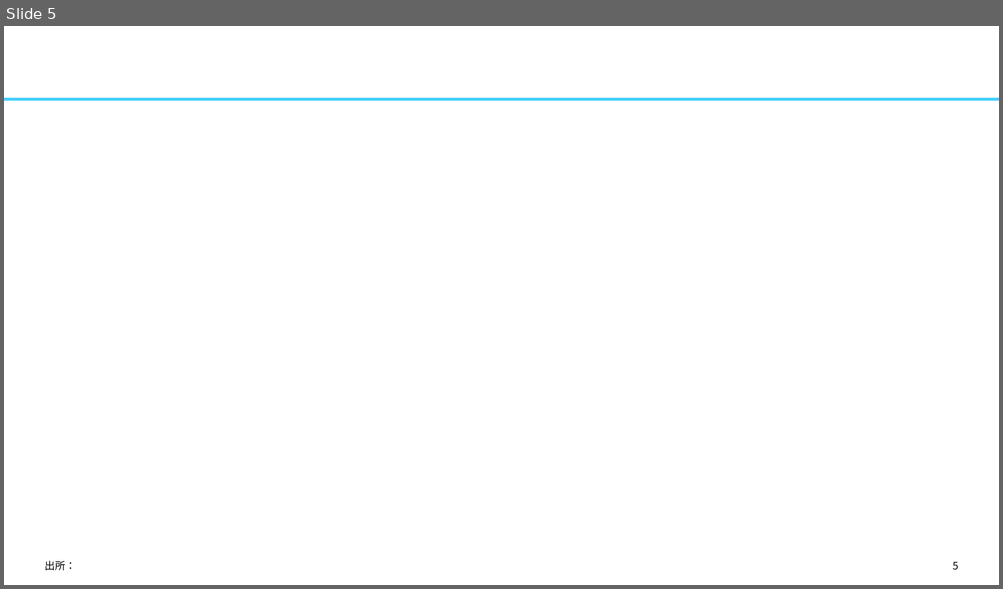
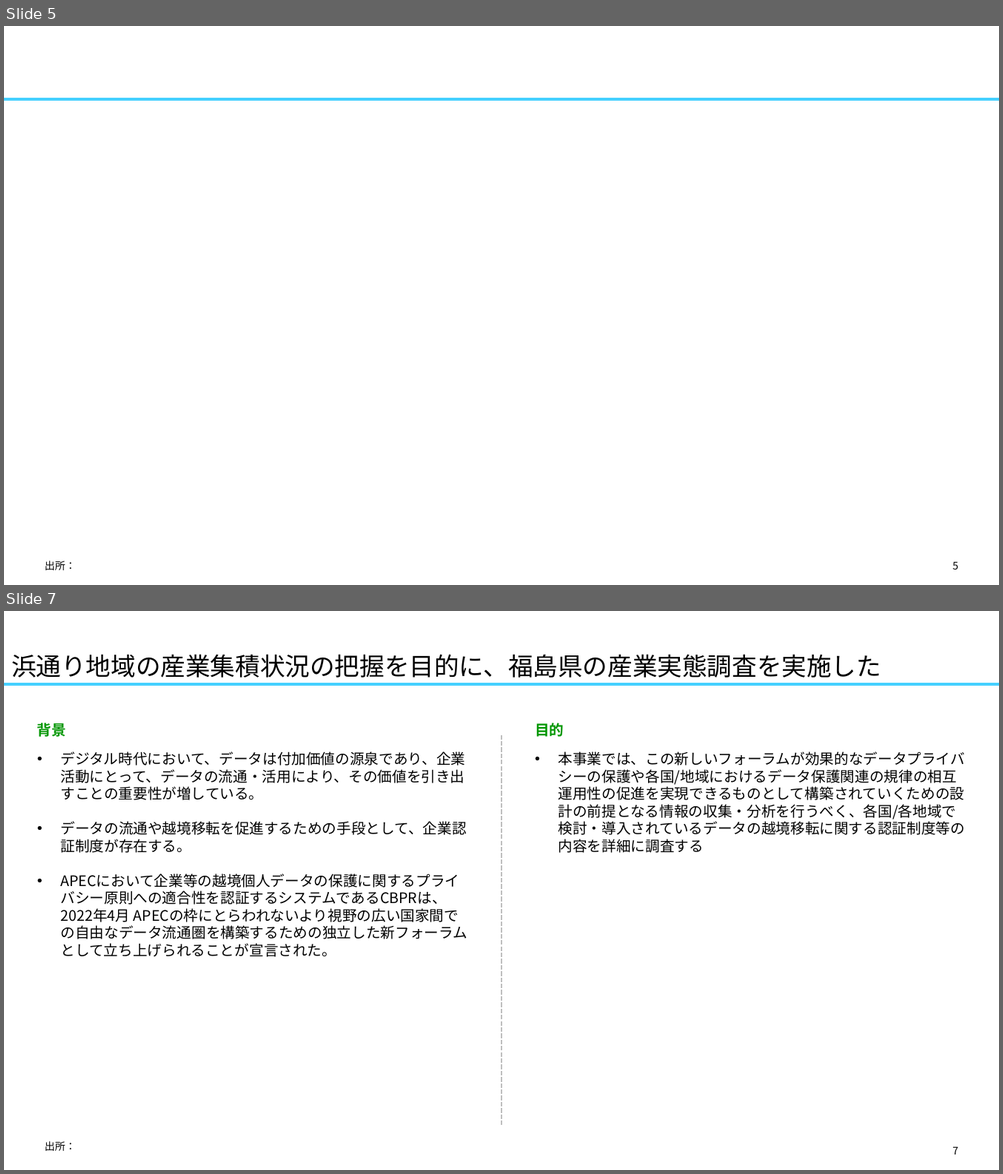
Before and after one commit to yuzucha16/dotfiles, a slide deck: office/Blank.potx. Shown one above the other, each under a label of ours: slide 5 before the commit, slides 5 and 7 after it; the slides between them are not shown. The pictures are 1003x589 and 1003x1174 pixels, drawn with LibreOffice and Linux fonts; fonts in the diff are those of the drawing. Boxes give left, top, right and bottom in pixels: in the first picture for what was removed or moved away, otherwise in the second. Text is boxed around its words. In the diff, an @@ line names an element or a change of style, - is before the commit and + after.

```diff
--- a/office/Blank.potx
+++ b/office/Blank.potx
@@ slide 7 added at (4,611,999,1170), background #FFFFFF; not listed: 1 template element that a slide beside it also shows @@
@@ title added at (11,654,881,678), 24 pt, text #000000 @@
+浜通り地域の産業集積状況の把握を目的に、福島県の産業実態調査を実施した
@@ text added at (37,723,66,737), 14 pt, text #009600, bold @@
+背景
@@ line added from (502, 1126) to (502, 734), #BFBFBF 1.5 pt dashed @@
@@ text added at (535,723,563,737), 14 pt, text #009600, bold @@
+目的
@@ text added at (60,752,466,957), 14 pt, text #000000 @@
+• デジタル時代において、データは付加価値の源泉であり、企業活動にとって、データの流通・活用により、その価値を引き出すことの重要性が増している。
+• データの流通や越境移転を促進するための手段として、企業認証制度が存在する。
+• APECにおいて企業等の越境個人データの保護に関するプライバシー原則への適合性を認証するシステムであるCBPRは、2022年4月 APECの枠にとらわれないより視野の広い国家間での自由なデータ流通圏を構築するための独立した新フォーラムとして立ち上げられることが宣言された。
@@ text added at (558,752,965,853), 14 pt, text #000000 @@
+• 本事業では、この新しいフォーラムが効果的なデータプライバシーの保護や各国/地域におけるデータ保護関連の規律の相互運用性の促進を実現できるものとして構築されていくための設計の前提となる情報の収集・分析を行うべく、各国/各地域で検討・導入されているデータの越境移転に関する認証制度等の内容を詳細に調査する
@@ text added at (45,1142,76,1151), 10 pt, text #000000 @@
+出所：
@@ page number added at (952,1147,958,1155), 10 pt, text #000000 @@
+7
```
Also in this commit, not shown: 29 other slides added, 1 other file.
